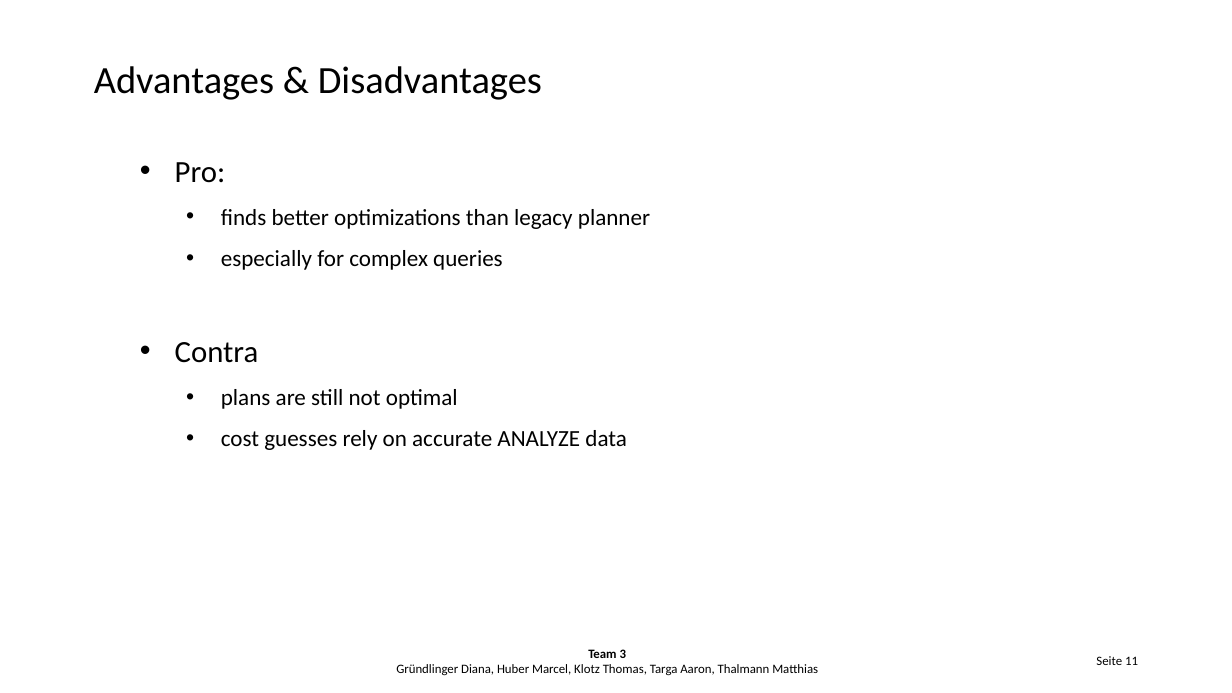
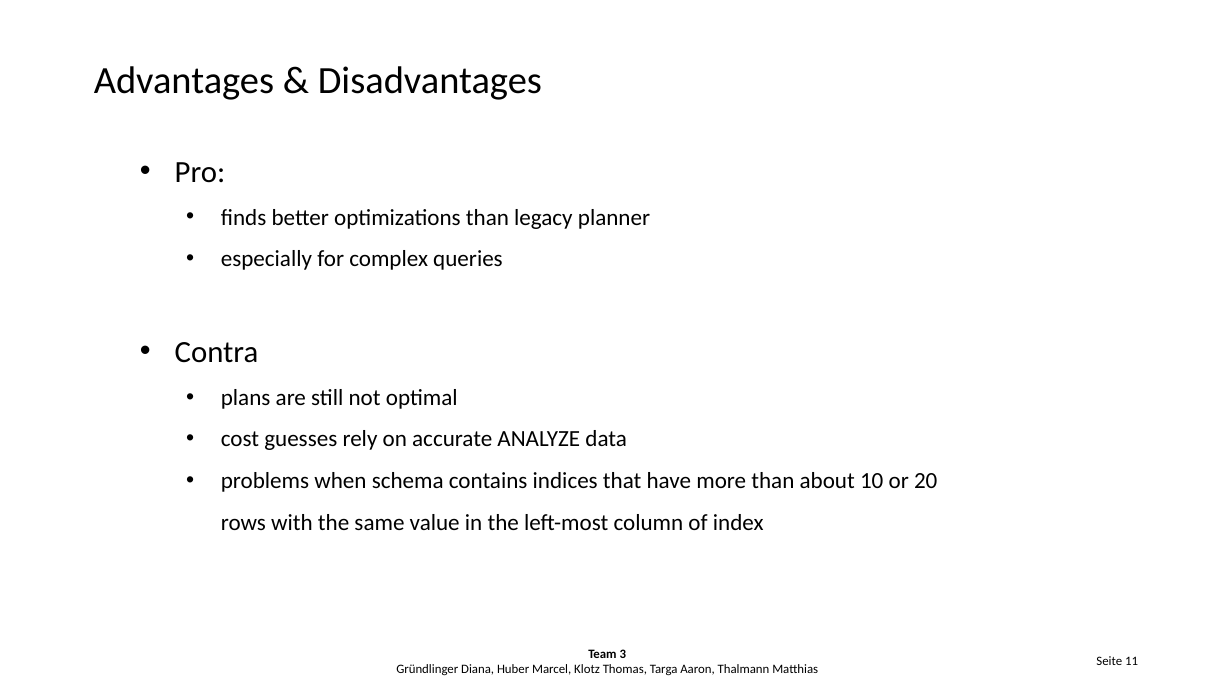
Before and after one commit to Hegl1/archimpl, a slide deck: slide 11 of tasks/task9/task9_presentation.pptx. Drawn at 1232x693 pixels with LibreOffice and Linux fonts; fonts in the diff are those of the drawing; background and template pictures are left out. Boxes give left, top, right and bottom in pixels: in the first picture for what was removed or moved away, otherwise in the second. Text is boxed around its words. In the diff, an @@ line names an element or a change of style, - is before the commit and + after.

```diff
--- a/tasks/task9/task9_presentation.pptx
+++ b/tasks/task9/task9_presentation.pptx
@@ subtitle at <box>221,472,937,530</box>: paragraph added @@
+    • problems when schema contains indices that have more than about 10 or 20 rows with the same value in the left-most column of index
```
Also in this commit, not shown: 1 other slide changed, 1 other file.
